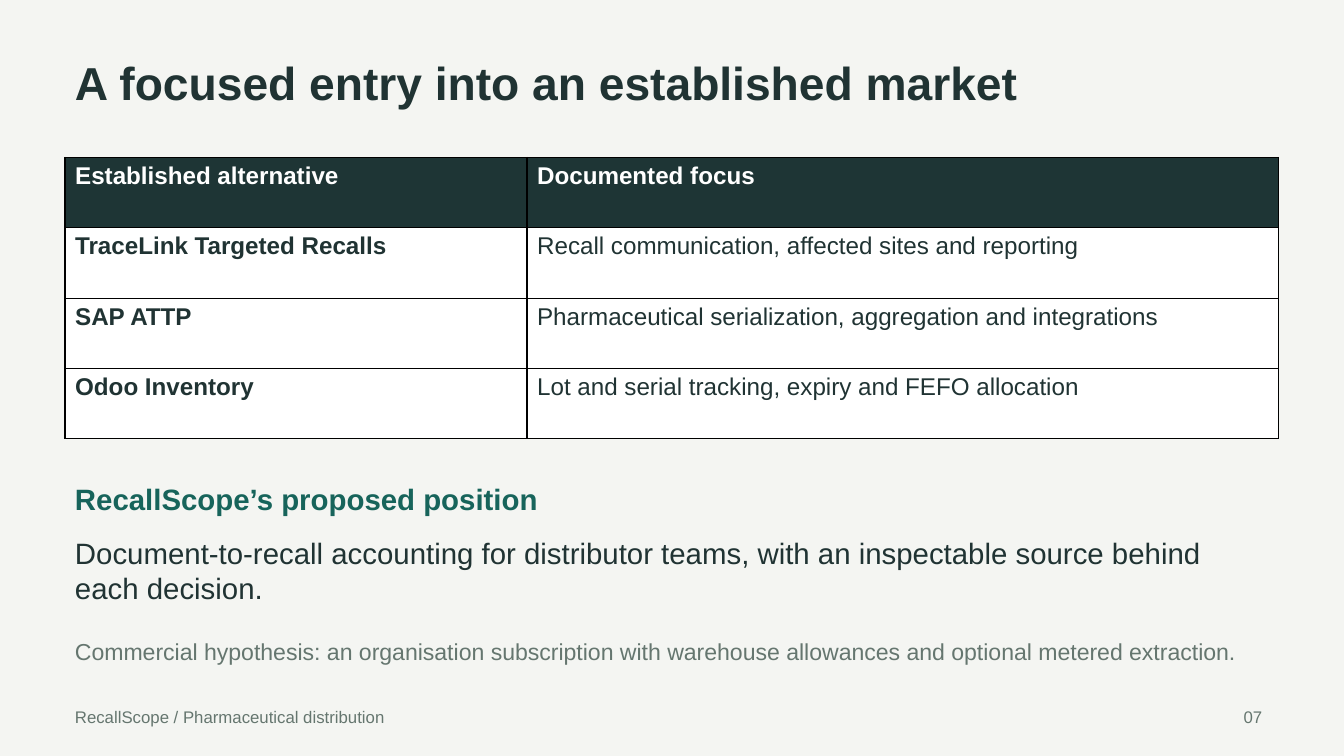
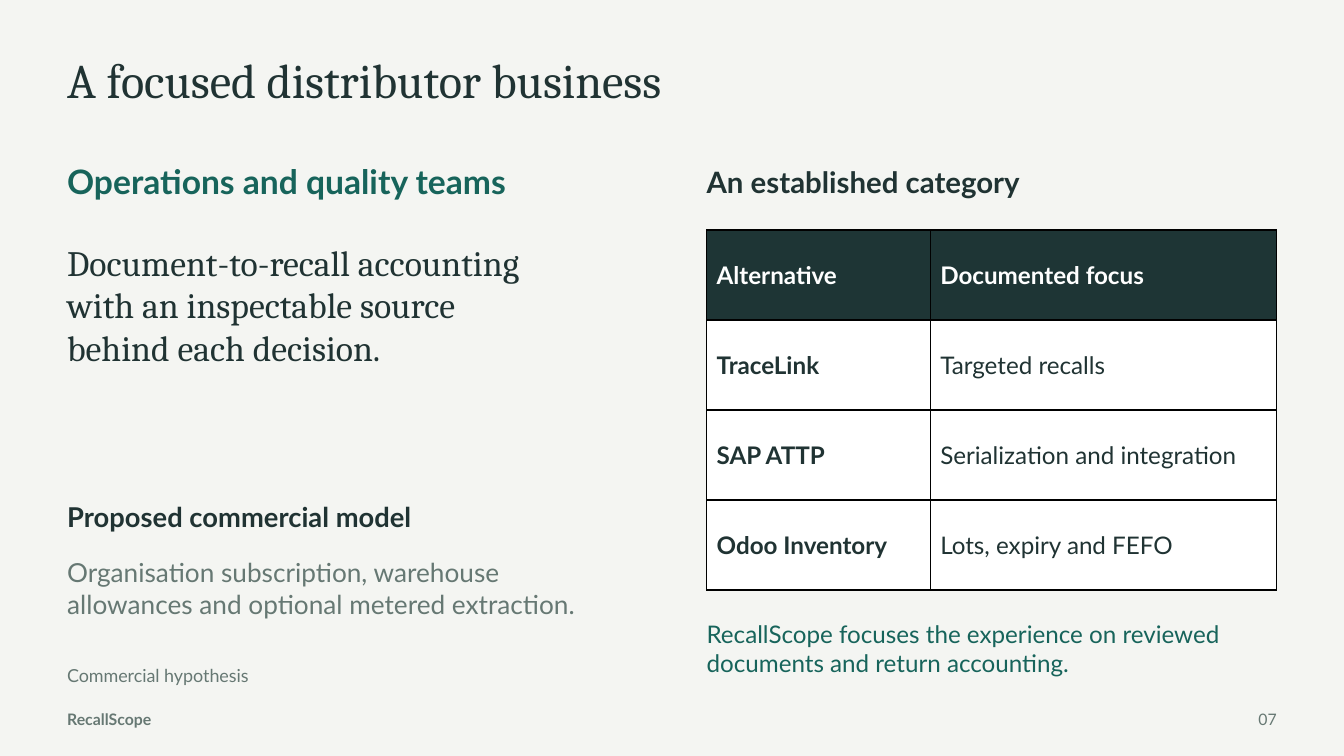
Before and after one commit to HackIndiaXYZ/ai-first-startup-hackathon-build-a-startup-using-ai-only-console, a slide deck: slide 7 of docs/RecallScope-Pharma-Pitch.pptx. Drawn at 1344x756 pixels with LibreOffice and Linux fonts; fonts in the diff are those of the drawing. Boxes give left, top, right and bottom in pixels: in the first picture for what was removed or moved away, otherwise in the second. Text is boxed around its words. In the diff, an @@ line names an element or a change of style, - is before the commit and + after.

Commit message:
Add coded pharmaceutical walkthrough and native vector pitch

```diff
--- a/docs/RecallScope-Pharma-Pitch.pptx
+++ b/docs/RecallScope-Pharma-Pitch.pptx
@@ text at bbox=[67, 63, 662, 99]: text changed; size 33 to 34.5 pt; font Arial to Cambria; bold off @@
-A focused entry into an established market
+A focused distributor business
@@ text added at bbox=[67, 169, 506, 200], 24 pt, text #17645B, bold @@
+Operations and quality teams
@@ text added at bbox=[707, 171, 1020, 198], 21 pt, text #203333, bold @@
+An established category
@@ table at bbox=[707, 230, 1277, 590] @@
-row 1, column 1: Established alternative
+row 1, column 1: Alternative
-row 2, column 1: TraceLink Targeted Recalls
+row 2, column 1: TraceLink
-row 2, column 2: Recall communication, affected sites and reporting
+row 2, column 2: Targeted recalls
-row 3, column 2: Pharmaceutical serialization, aggregation and integrations
+row 3, column 2: Serialization and integration
-row 4, column 2: Lot and serial tracking, expiry and FEFO allocation
+row 4, column 2: Lots, expiry and FEFO
@@ font Arial to Lato in "Documented focus", "SAP ATTP", "Odoo Inventory" @@
@@ table: place and size @@
-table at bbox=[66, 157, 1279, 439]
+table at bbox=[707, 230, 1277, 590]
@@ text at bbox=[67, 251, 519, 362]: text changed; size 21 to 25.5 pt; font Arial to Cambria @@
-Document-to-recall accounting for distributor teams, with an inspectable source behind each decision.
+Document-to-recall accounting
+with an inspectable source
+behind each decision.
@@ text added at bbox=[67, 506, 411, 532], 19.5 pt, text #203333, bold @@
+Proposed commercial model
@@ text removed at bbox=[75, 488, 537, 515] @@
-RecallScope’s proposed position
@@ text at bbox=[67, 562, 575, 618]: text changed; size 16.5 to 18.8 pt; font Arial to Lato; text colour #65766F to #667873 @@
-Commercial hypothesis: an organisation subscription with warehouse allowances and optional metered extraction.
+Organisation subscription, warehouse
+allowances and optional metered extraction.
@@ text added at bbox=[707, 625, 1220, 677], 17.2 pt, text #17645B @@
+RecallScope focuses the experience on reviewed documents and return accounting.
@@ text added at bbox=[67, 669, 248, 685], 12.8 pt, text #667873 @@
+Commercial hypothesis
@@ text at bbox=[67, 713, 151, 728]: text changed; size 12 to 11.2 pt; font Arial to Lato; text colour #65766F to #667873; bold on @@
-RecallScope / Pharmaceutical distribution
+RecallScope
@@ text "07": place and size @@
-text "07" at bbox=[1244, 711, 1263, 723]
+text "07" at bbox=[1258, 713, 1276, 725]
@@ text "07" at bbox=[1258, 713, 1276, 725]: size 12 to 11.2 pt, font Arial to Lato, text colour #65766F to #667873; alignment left to right @@
```
Also in this commit, not shown: 1 other slide changed, 6 slides added, 6 slides removed, 27 other files.
